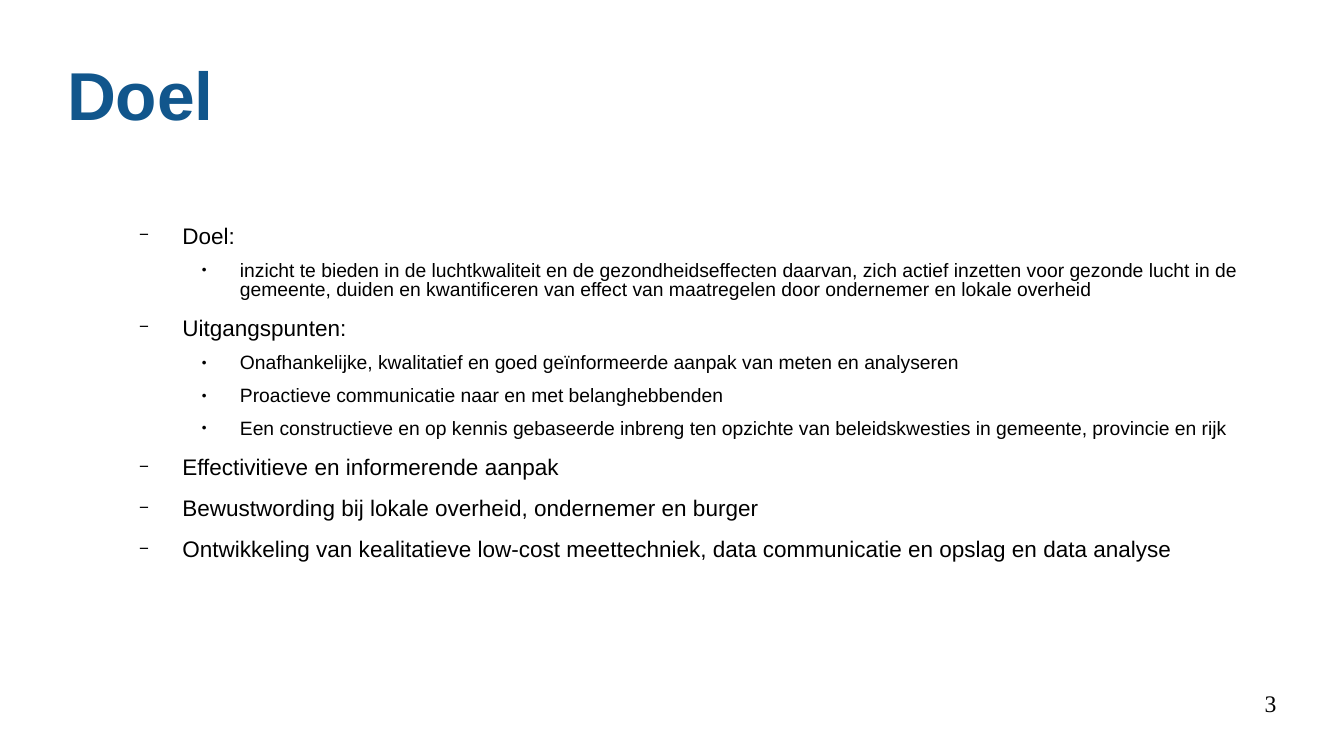
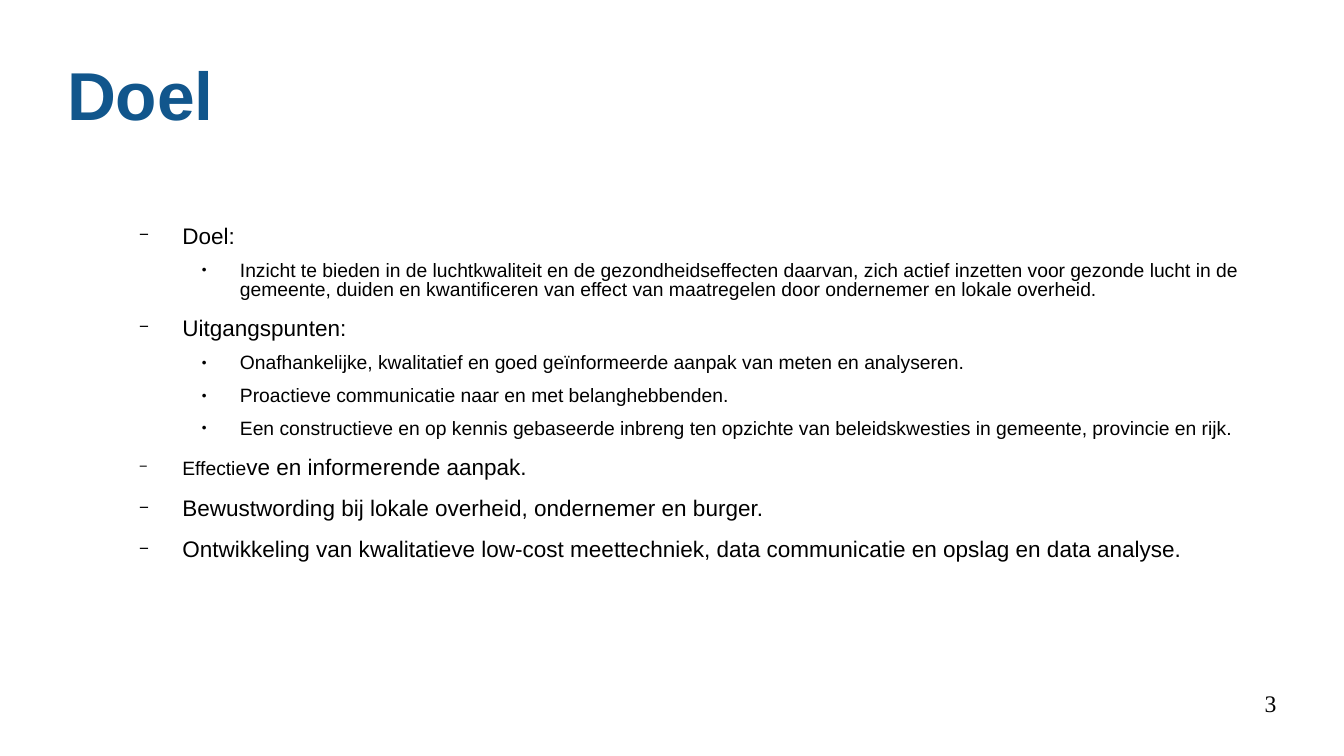
Before and after one commit to teusH/MySense, a slide deck: slide 3 of reports/202603-Casus-Horst aan de Maas.odp. Drawn at 1344x756 pixels with LibreOffice and Linux fonts; fonts in the diff are those of the drawing. Boxes give left, top, right and bottom in pixels: in the first picture for what was removed or moved away, otherwise in the second. Text is boxed around its words. In the diff, an @@ line names an element or a change of style, - is before the commit and + after.

```diff
--- a/reports/202603-Casus-Horst aan de Maas.odp
+++ b/reports/202603-Casus-Horst aan de Maas.odp
@@ text at [240,263,1237,300]: text changed @@
-    ● inzicht te bieden in de luchtkwaliteit en de gezondheidseffecten daarvan, zich actief inzetten voor gezonde lucht in de gemeente, duiden en kwantificeren van effect van maatregelen door ondernemer en lokale overheid
+    ● Inzicht te bieden in de luchtkwaliteit en de gezondheidseffecten daarvan, zich actief inzetten voor gezonde lucht in de gemeente, duiden en kwantificeren van effect van maatregelen door ondernemer en lokale overheid.
@@ text at [182,355,1232,562]: text changed @@
-    ● Onafhankelijke, kwalitatief en goed geïnformeerde aanpak van meten en analyseren
-    ● Proactieve communicatie naar en met belanghebbenden
-    ● Een constructieve en op kennis gebaseerde inbreng ten opzichte van beleidskwesties in gemeente, provincie en rijk
-  − Effectivitieve en informerende aanpak
-  − Bewustwording bij lokale overheid, ondernemer en burger
-  − Ontwikkeling van kealitatieve low-cost meettechniek, data communicatie en opslag en data analyse
+    ● Onafhankelijke, kwalitatief en goed geïnformeerde aanpak van meten en analyseren.
+    ● Proactieve communicatie naar en met belanghebbenden.
+    ● Een constructieve en op kennis gebaseerde inbreng ten opzichte van beleidskwesties in gemeente, provincie en rijk.
+  − Effectieve en informerende aanpak.
+  − Bewustwording bij lokale overheid, ondernemer en burger.
+  − Ontwikkeling van kwalitatieve low-cost meettechniek, data communicatie en opslag en data analyse.
```
Also in this commit, not shown: 10 other slides changed, 4 other files.
